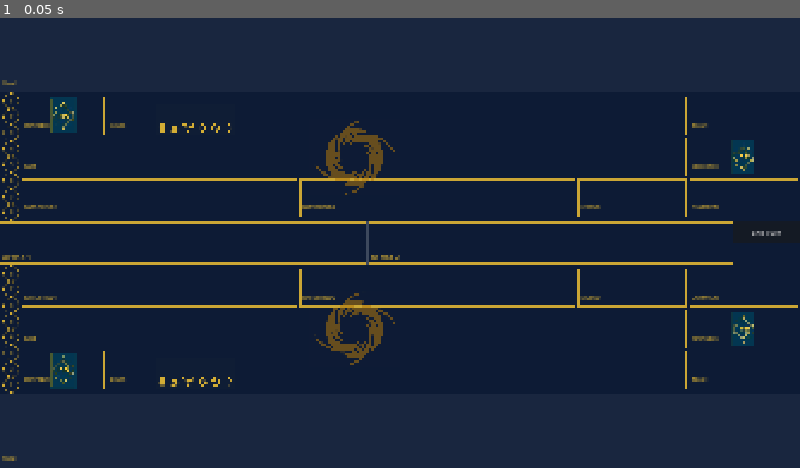
Above: before the commit, frame 1.
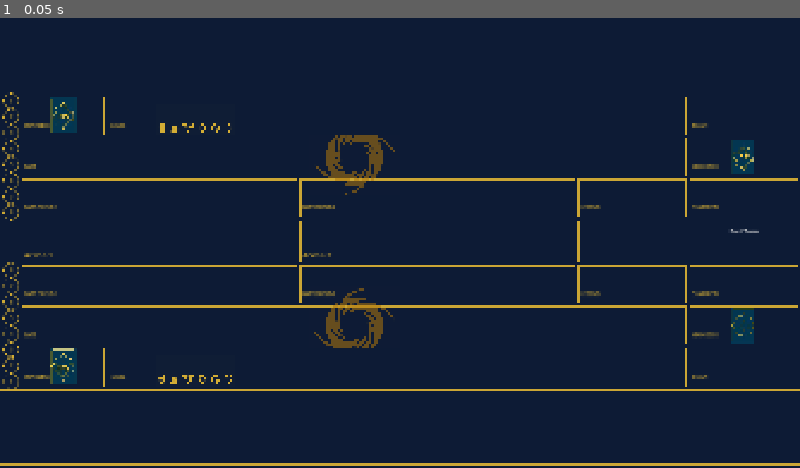
Above: after the commit, the same moment.

Repository: hashirmohammad/RiftBound
Game: Godot game, scene res://Scenes/main.tscn
Two runs of this game, one before a commit and one after it. Both use one fixed random seed, a clock stepped at 60 frames per second and the inputs below.
Inputs:
- Up to frame 1 (0.05 s): no input

The runs differ from the first frame. In frame 1, 4.6% of the frame differs, in the area x 0-100%, y 13-100%.

Commit message:
Remove arena divider stripes and fix button border overlap

Diff:
--- a/Scenes/main.tscn
+++ b/Scenes/main.tscn
@@ -150,7 +150,7 @@
 position = Vector2(960, 90)
 
 [node name="EndTurnButton" type="Button" parent="." unique_id=283290533]
-offset_left = 1760.0
+offset_left = 1647.0
 offset_top = 490.0
 offset_right = 1920.0
 offset_bottom = 540.0
@@ -171,27 +171,27 @@
 text = "Cancel"
 
 [node name="PassPriorityButton" type="Button" parent="." unique_id=355363714]
-offset_left = 1760.0
+offset_left = 1653.0
 offset_top = 540.0
 offset_right = 1920.0
 offset_bottom = 590.0
 text = "Pass Priority"
 
 [node name="ConfirmDamageButton" type="Button" parent="." unique_id=355363715]
-offset_left = 1760.0
+offset_left = 1653.0
 offset_top = 540.0
-offset_right = 1920.0
+offset_right = 1923.0
 offset_bottom = 590.0
 text = "Confirm Damage"
 
 [node name="ChoiceAButton" type="Button" parent="." unique_id=590261534]
-offset_left = 1607.35
-offset_top = 443.0
-offset_right = 1763.673
-offset_bottom = 541.0
+offset_left = 1387.0
+offset_top = 492.0
+offset_right = 1650.0
+offset_bottom = 537.0
 
 [node name="ChoiceBButton" type="Button" parent="." unique_id=1542843524]
-offset_left = 1607.35
-offset_top = 541.0
-offset_right = 1763.673
-offset_bottom = 639.0
+offset_left = 1384.0
+offset_top = 540.0
+offset_right = 1650.0
+offset_bottom = 590.0
--- a/Scripts/FrontEnd/Board.gd
+++ b/Scripts/FrontEnd/Board.gd
@@ -3,26 +3,24 @@
 
 var game_controller: Node
 
-const SCREEN_W    = 1920.0
-const SCREEN_H    = 1080.0
-const COLOR_BG    = Color("#0d1b35")
+const SCREEN_W     = 1920.0
+const SCREEN_H     = 1080.0
+const COLOR_BG     = Color("#0d1b35")
 const COLOR_BORDER = Color(0.83, 0.68, 0.21, 0.95)
-const COLOR_DIV   = Color(1, 1, 1, 0.20)
-const COLOR_HAND  = Color(1, 1, 1, 0.05)
-const BORDER_W    = 2
-const GAP         = 6
-const FONT_SIZE   = 11
-const MANA_X      = 8
-const MANA_SIZE   = 38
-const MANA_COL_W  = 52
-const HAND_H      = 180
-const DIVIDER_H   = 4
-const ARENA_H     = 100
-const END_BTN_W   = 160.0
+const COLOR_DIV    = Color(1, 1, 1, 0.20)
+const COLOR_HAND   = Color(1, 1, 1, 0.05)
+const BORDER_W     = 2
+const GAP          = 6
+const FONT_SIZE    = 11
+const MANA_X       = 8
+const MANA_SIZE    = 38
+const MANA_COL_W   = 52
+const HAND_H       = 180
+const DIVIDER_H    = 4
+const ARENA_H      = 100
 
 const CARD_SLOT_SCENE = preload("res://Scenes/CardSlot.tscn")
 
-# Public panel references — GameController renders card visuals into these
 var player_battlefield_panel:   Panel = null
 var player_battlefield_right:   Panel = null
 var opponent_battlefield_panel: Panel = null
@@ -44,17 +42,14 @@
 var player_trash_panel:         Panel = null
 var opponent_trash_panel:       Panel = null
 
-# Slot nodes — used by CardManager for highlight routing
 var _player_slot_nodes: Array = []
 var _p1_slot_nodes:     Array = []
 
-# Battlefield halves — internal structure
 var _p0_battlefield_left:  Panel = null
 var _p0_battlefield_right: Panel = null
 var _p1_battlefield_left:  Panel = null
 var _p1_battlefield_right: Panel = null
 
-# Battlefield CardSlots — used by CardManager for highlight routing
 var _p0_bf_slot_left:  CardSlot = null
 var _p0_bf_slot_right: CardSlot = null
 var _p1_bf_slot_left:  CardSlot = null
@@ -62,12 +57,22 @@
 
 var _ph:        float = 0.0
 var _bh:        float = 0.0
+var _bfw:       float = 0.0
+var _btn_x:     float = 0.0
 var _logo_tex:  ImageTexture
 var _runes_tex: ImageTexture
 
 func _ready() -> void:
 	if not Engine.is_editor_hint():
 		game_controller = get_node_or_null("../GameController")
+
+	var self_style = StyleBoxFlat.new()
+	self_style.bg_color = COLOR_BG
+	self_style.set_border_width_all(0)
+	add_theme_stylebox_override("panel", self_style)
+
+	theme = null
+
 	add_rect(Vector2.ZERO, Vector2(SCREEN_W, SCREEN_H), COLOR_BG)
 
 	_ph        = floor((SCREEN_H - DIVIDER_H * 2 - ARENA_H) / 2.0)
@@ -76,18 +81,46 @@
 	_runes_tex = tint_gold("res://Assets/runes.jpg")
 
 	build_player(0.0, true)
-	add_rect(Vector2(0, _ph), Vector2(SCREEN_W, DIVIDER_H), COLOR_DIV)
-
-	var half_w  = (SCREEN_W - END_BTN_W) / 2.0
-	var arena_y = _ph + DIVIDER_H
-
-	arena_p0_panel = add_panel("Arena_P0", Vector2(0, arena_y),                   Vector2(half_w, ARENA_H),             make_style(), "Arena 1", 18)
-	add_rect(Vector2(half_w, arena_y), Vector2(DIVIDER_H, ARENA_H), COLOR_DIV)
-	arena_p1_panel = add_panel("Arena_P1", Vector2(half_w + DIVIDER_H, arena_y),  Vector2(half_w - DIVIDER_H, ARENA_H), make_style(), "Arena 2", 18)
-	add_rect(Vector2(SCREEN_W - END_BTN_W, arena_y), Vector2(1, ARENA_H), COLOR_DIV)
-
-	add_rect(Vector2(0, _ph + DIVIDER_H + ARENA_H), Vector2(SCREEN_W, DIVIDER_H), COLOR_DIV)
-	build_player(_ph + DIVIDER_H * 2 + ARENA_H, false)
+
+	# ── Arena strip ──────────────────────────────────────────────────────────
+	var arena_y  = _ph
+	var xl_arena = float(MANA_COL_W)
+	var bf1_w    = _bfw
+	var bf2_w    = _bfw
+	_btn_x       = xl_arena + bf1_w + GAP + bf2_w + GAP
+
+	arena_p0_panel = add_panel(
+		"Arena_P0",
+		Vector2(xl_arena, arena_y),
+		Vector2(bf1_w, ARENA_H),
+		make_style(), "", 18
+	)
+	add_rect(Vector2(xl_arena + bf1_w, arena_y), Vector2(GAP, ARENA_H), COLOR_BG)
+	arena_p1_panel = add_panel(
+		"Arena_P1",
+		Vector2(xl_arena + bf1_w + GAP, arena_y),
+		Vector2(bf2_w, ARENA_H),
+		make_style(), "", 18
+	)
+
+	# ── Four button boxes ─────────────────────────────────────────────────────
+	var btn_total = SCREEN_W - _btn_x
+	var btn_h     = ARENA_H / 2.0
+	var btn_mid_x = _btn_x + btn_total / 2.0
+
+	add_rect(Vector2(_btn_x, arena_y), Vector2(btn_total, ARENA_H), COLOR_BG)
+
+	# Outer border
+	add_rect(Vector2(_btn_x,               arena_y),                      Vector2(btn_total, BORDER_W), COLOR_BORDER)
+	add_rect(Vector2(_btn_x,               arena_y + ARENA_H - BORDER_W), Vector2(btn_total, BORDER_W), COLOR_BORDER)
+	add_rect(Vector2(_btn_x,               arena_y),                      Vector2(BORDER_W,  ARENA_H),  COLOR_BORDER)
+	add_rect(Vector2(SCREEN_W - BORDER_W,  arena_y),                      Vector2(BORDER_W,  ARENA_H),  COLOR_BORDER)
+
+	# Inner dividers
+	add_rect(Vector2(btn_mid_x - floor(BORDER_W / 2.0), arena_y), Vector2(BORDER_W, ARENA_H), COLOR_BORDER)
+	add_rect(Vector2(_btn_x, arena_y + btn_h - floor(BORDER_W / 2.0)), Vector2(btn_total, BORDER_W), COLOR_BORDER)
+
+	build_player(_ph + ARENA_H, false)
 
 	if not Engine.is_editor_hint():
 		call_deferred("_post_ready_setup")
@@ -98,10 +131,10 @@
 	_setup_battlefield_halves()
 	_fit_zone_collisions()
 	_reposition_scene_nodes()
+	_style_buttons()
+	_hide_arena_visuals()
 
 func _post_ready_setup() -> void:
-	# Wait two frames so the Control layout pass fully resolves panel positions
-	# before we read global_position for collision placement.
 	await get_tree().process_frame
 	await get_tree().process_frame
 	_cache_player_slots()
@@ -109,8 +142,39 @@
 	_spawn_battlefield_slots()
 	_fit_zone_collisions()
 	_reposition_scene_nodes()
+	_style_buttons()
+	_hide_arena_visuals()
+
+func _hide_arena_visuals() -> void:
+	for path in ["../P0_Arena", "../P1_Arena"]:
+		var node = get_node_or_null(path)
+		if node == null:
+			continue
+		for child in node.get_children():
+			if child is CanvasItem:
+				child.visible = false
+		if node is CanvasItem:
+			node.modulate = Color(1, 1, 1, 0)
 
 # ─── Scene Node Repositioning ─────────────────────────────────────────────────
+
+func _style_buttons() -> void:
+	var btn_style = StyleBoxFlat.new()
+	btn_style.bg_color = COLOR_BG
+	btn_style.set_border_width_all(0)
+
+	var btn_paths = [
+		"../EndTurnButton", "../CancelPaymentButton", "../PassPriorityButton",
+		"../ConfirmDamageButton", "../ChoiceAButton", "../ChoiceBButton"
+	]
+	for path in btn_paths:
+		var btn = get_node_or_null(path)
+		if btn:
+			btn.add_theme_stylebox_override("normal",   btn_style.duplicate())
+			btn.add_theme_stylebox_override("hover",    btn_style.duplicate())
+			btn.add_theme_stylebox_override("pressed",  btn_style.duplicate())
+			btn.add_theme_stylebox_override("disabled", btn_style.duplicate())
+			btn.add_theme_stylebox_override("focus",    btn_style.duplicate())
 
 func _reposition_scene_nodes() -> void:
 	# ── P0 (bottom player) ───────────────────────────────────────────────────
@@ -124,7 +188,7 @@
 	_move_to_panel("../P0/P0_Runes",        player_runes_panel)
 	_move_to_panel("../P0/P0_Trash",        player_trash_panel)
 
-	var p0_top = _ph + DIVIDER_H * 2 + ARENA_H
+	var p0_top = _ph + ARENA_H
 	_move("../P0/P0_Hand", Vector2(SCREEN_W / 2.0, p0_top + _bh + HAND_H / 2.0))
 
 	var p0_points = get_node_or_null("../P0/P0_Points")
@@ -158,16 +222,24 @@
 			if pt:
 				pt.position = Vector2(27.0, HAND_H + (i - 1) * rh + rh / 2.0)
 
-	# ── Buttons — snap to arena strip ────────────────────────────────────────
-	var arena_y = _ph + DIVIDER_H
-	var btn_h   = 50.0
-	var btn_x   = SCREEN_W - END_BTN_W
-	_move_control("../EndTurnButton",       btn_x, arena_y,           SCREEN_W, arena_y + btn_h)
-	_move_control("../CancelPaymentButton", btn_x, arena_y + btn_h,   SCREEN_W, arena_y + btn_h * 2)
-	_move_control("../PassPriorityButton",  btn_x, arena_y + btn_h,   SCREEN_W, arena_y + btn_h * 2)
-	_move_control("../ConfirmDamageButton", btn_x, arena_y + btn_h,   SCREEN_W, arena_y + btn_h * 2)
-
-# Sets a Node2D's position to the centre of a panel (global coords).
+	# ── Buttons — arena strip ─────────────────────────────────────────────────
+	var arena_y   = _ph
+	var btn_h     = ARENA_H / 2.0
+	var btn_total = SCREEN_W - _btn_x
+	var btn_mid_x = _btn_x + btn_total / 2.0
+
+	# Right half — action buttons (inset by BORDER_W so they don't overlap the gold outline)
+	_move_control("../EndTurnButton",       btn_mid_x,            arena_y + BORDER_W,         SCREEN_W - BORDER_W, arena_y + btn_h)
+	_move_control("../CancelPaymentButton", btn_mid_x,            arena_y + btn_h,             SCREEN_W - BORDER_W, arena_y + btn_h * 2.0 - BORDER_W)
+	_move_control("../PassPriorityButton",  btn_mid_x,            arena_y + btn_h,             SCREEN_W - BORDER_W, arena_y + btn_h * 2.0 - BORDER_W)
+	_move_control("../ConfirmDamageButton", btn_mid_x,            arena_y + btn_h,             SCREEN_W - BORDER_W, arena_y + btn_h * 2.0 - BORDER_W)
+
+	# Left half — choice buttons
+	_move_control("../ChoiceAButton",       _btn_x + BORDER_W,    arena_y + BORDER_W,          btn_mid_x,           arena_y + btn_h)
+	_move_control("../ChoiceBButton",       _btn_x + BORDER_W,    arena_y + btn_h,             btn_mid_x,           arena_y + btn_h * 2.0 - BORDER_W)
+
+# ─── Helpers ──────────────────────────────────────────────────────────────────
+
 func _move_to_panel(node_path: String, panel: Panel) -> void:
 	if panel == null:
 		return
@@ -385,10 +457,11 @@
 		style := make_style(), label_text := pname,
 		font_size := FONT_SIZE, parent: Node = self
 	) -> Panel:
-	var p = Panel.new()
+	var p      = Panel.new()
 	p.name     = pname
 	p.position = pos
 	p.size     = size
+	style.bg_color = COLOR_BG
 	p.add_theme_stylebox_override("panel", style)
 	parent.add_child(p)
 
@@ -439,7 +512,7 @@
 	var by  = y + HAND_H if flip else y
 	var hy  = y if flip else y + bh
 
-	add_panel("Hand", Vector2(0, hy), Vector2(SCREEN_W, HAND_H), make_style(false, COLOR_HAND))
+	_draw_border_box(Vector2(0, hy), Vector2(SCREEN_W, HAND_H))
 
 	var rh = bh / 8.0
 	for i in range(1, 9):
@@ -466,16 +539,19 @@
 	var y3  = PAD + re * 2 + GAP * 2
 	var rb  = inn - re * 2 - GAP * 2
 
+	if _bfw == 0.0:
+		_bfw = bfw
+
 	var zones = [
-		["BATTLEFIELD 1", xl,         y1, bfw,                        re],
-		["BATTLEFIELD 2", xl+bfw+GAP, y1, bfw,                        re],
-		["LEGEND",        xc,         y1, cw,                         re],
-		["CHAMPION",      xr,         y1, cw,                         re],
-		["BASE",          xl,         y2, lw + cw + GAP,              re],
-		["MAIN DECK",     xr,         y2, cw,                         re],
-		["RUNE DECK",     xl,         y3, rdw,                        rb],
-		["RUNES",         xl+rdw+GAP, y3, lw-rdw-GAP+cw+GAP,         rb],
-		["TRASH",         xr,         y3, cw,                         rb],
+		["BATTLEFIELD 1", xl,         y1, bfw,                    re],
+		["BATTLEFIELD 2", xl+bfw+GAP, y1, bfw,                    re],
+		["LEGEND",        xc,         y1, cw,                     re],
+		["CHAMPION",      xr,         y1, cw,                     re],
+		["BASE",          xl,         y2, lw + cw + GAP,          re],
+		["MAIN DECK",     xr,         y2, cw,                     re],
+		["RUNE DECK",     xl,         y3, rdw,                    rb],
+		["RUNES",         xl+rdw+GAP, y3, lw-rdw-GAP+cw+GAP,     rb],
+		["TRASH",         xr,         y3, cw,                     rb],
 	]
 
 	var zone_panel_keys := {
@@ -502,3 +578,9 @@
 			add_image(p, _logo_tex, -0.2, -0.5, 1.2, 1.5, 0.0, 0.0, 0.0, 0.0, Color(0.83, 0.68, 0.21, 0.55))
 		elif zname == "RUNES":
 			add_image(p, _runes_tex, 0.05, 0.2, 0.25, 1.0, 6.0, 1.0, 0.0, 0.0)
+
+func _draw_border_box(pos: Vector2, size: Vector2) -> void:
+	add_rect(Vector2(pos.x,                      pos.y),                     Vector2(size.x,  BORDER_W), COLOR_BORDER)
+	add_rect(Vector2(pos.x,                      pos.y + size.y - BORDER_W), Vector2(size.x,  BORDER_W), COLOR_BORDER)
+	add_rect(Vector2(pos.x,                      pos.y),                     Vector2(BORDER_W, size.y),  COLOR_BORDER)
+	add_rect(Vector2(pos.x + size.x - BORDER_W,  pos.y),                     Vector2(BORDER_W, size.y),  COLOR_BORDER)
--- a/project.godot
+++ b/project.godot
@@ -34,3 +34,4 @@
 [rendering]
 
 rendering_device/driver.windows="d3d12"
+environment/defaults/default_clear_color=Color(0.050980393, 0.105882354, 0.20784314, 1)
